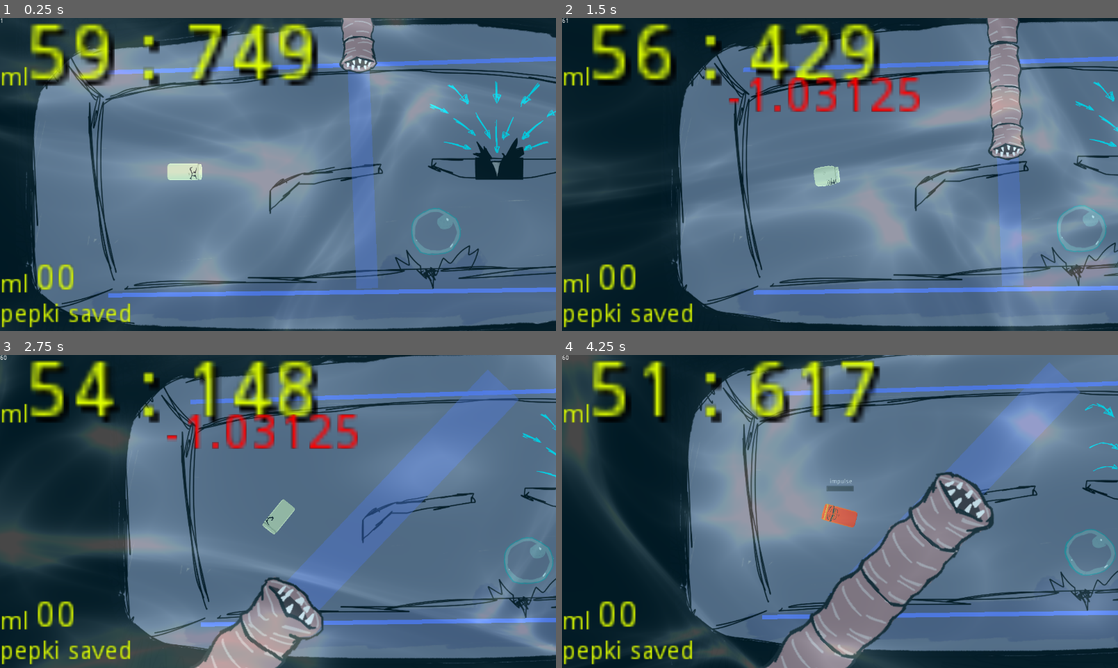
Above: before the commit, frames 1-4 (two rows, left to right).
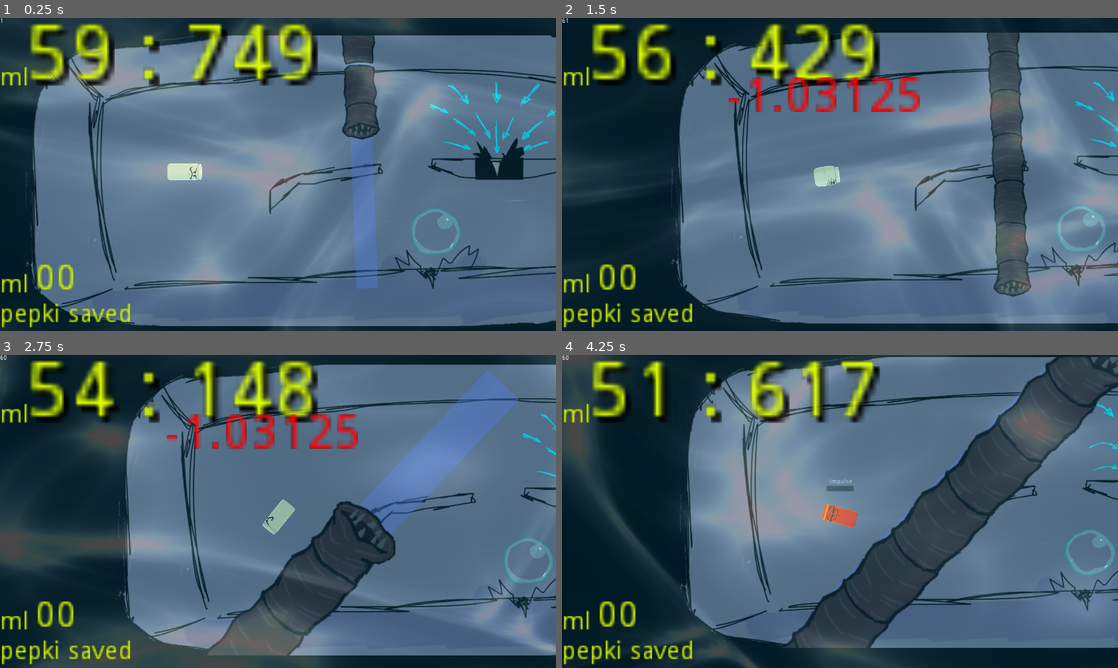
Above: after the commit, the same moments.

Repository: UserDotCpp/List_Jam2-submission
Game: Godot game, scene res://scenes/main.tscn
Two runs of this game, one before a commit and one after it. Both use one fixed random seed, a clock stepped at 60 frames per second and the inputs below.
Inputs (mouse positions are in pixels of both pictures, inside the frame that each line leads up to):
- Up to frame 1 (0.25 s): no input
- Up to frame 2 (1.5 s): move the mouse to (784, 174) at 0.52 s; right-click (784, 174) at 0.6 s; click (784, 174) at 0.67 s; move the mouse to (728, 190) at 1.27 s; click (728, 190) at 1.35 s
- Up to frame 3 (2.75 s): right-click (166, 527) at 1.55 s; move the mouse to (333, 442) at 2.02 s; right-click (333, 442) at 2.1 s; click (333, 442) at 2.17 s
- Up to frame 4 (4.25 s): move the mouse to (812, 574) at 2.77 s; right-click (812, 574) at 2.85 s; click (812, 574) at 2.92 s; move the mouse to (1006, 558) at 3.52 s; press the mouse at (1006, 558) at 3.53 s; right-click (1006, 558) at 3.8 s

The runs differ from the first frame. In frame 1, 5.8% of the frame differs, in the area x 17-100%, y 0-100%; in frame 2, 7.8%; in frame 3, 10%; in frame 4, 17%, in the area x 34-100%, y 0-100%.

Commit message:
feat: add sounds

Diff:
--- /dev/null
+++ b/scenes/entities/door.tscn
@@ -0,0 +1,99 @@
+[gd_scene load_steps=5 format=2]
+
+[ext_resource path="res://assets/sprites/door.png" type="Texture" id=1]
+[ext_resource path="res://assets/audio/open_door.mp3" type="AudioStream" id=2]
+
+[sub_resource type="Animation" id=1]
+length = 0.001
+tracks/0/type = "value"
+tracks/0/path = NodePath(".:offset")
+tracks/0/interp = 1
+tracks/0/loop_wrap = true
+tracks/0/imported = false
+tracks/0/enabled = true
+tracks/0/keys = {
+"times": PoolRealArray( 0 ),
+"transitions": PoolRealArray( 1 ),
+"update": 0,
+"values": [ Vector2( 0, 0 ) ]
+}
+tracks/1/type = "value"
+tracks/1/path = NodePath(".:modulate")
+tracks/1/interp = 1
+tracks/1/loop_wrap = true
+tracks/1/imported = false
+tracks/1/enabled = true
+tracks/1/keys = {
+"times": PoolRealArray( 0 ),
+"transitions": PoolRealArray( 1 ),
+"update": 0,
+"values": [ Color( 1, 1, 1, 1 ) ]
+}
+tracks/2/type = "value"
+tracks/2/path = NodePath("open:playing")
+tracks/2/interp = 1
+tracks/2/loop_wrap = true
+tracks/2/imported = false
+tracks/2/enabled = true
+tracks/2/keys = {
+"times": PoolRealArray( 0 ),
+"transitions": PoolRealArray( 1 ),
+"update": 1,
+"values": [ false ]
+}
+
+[sub_resource type="Animation" id=2]
+resource_name = "die"
+length = 0.625
+step = 0.0416667
+tracks/0/type = "value"
+tracks/0/path = NodePath(".:offset")
+tracks/0/interp = 1
+tracks/0/loop_wrap = true
+tracks/0/imported = false
+tracks/0/enabled = true
+tracks/0/keys = {
+"times": PoolRealArray( 0, 0.583333 ),
+"transitions": PoolRealArray( 1, 1 ),
+"update": 0,
+"values": [ Vector2( 0, 0 ), Vector2( 0, 90 ) ]
+}
+tracks/1/type = "value"
+tracks/1/path = NodePath(".:modulate")
+tracks/1/interp = 1
+tracks/1/loop_wrap = true
+tracks/1/imported = false
+tracks/1/enabled = true
+tracks/1/keys = {
+"times": PoolRealArray( 0, 0.625 ),
+"transitions": PoolRealArray( 1, 1 ),
+"update": 0,
+"values": [ Color( 1, 1, 1, 1 ), Color( 0, 0, 0, 0 ) ]
+}
+tracks/2/type = "value"
+tracks/2/path = NodePath("open:playing")
+tracks/2/interp = 1
+tracks/2/loop_wrap = true
+tracks/2/imported = false
+tracks/2/enabled = true
+tracks/2/keys = {
+"times": PoolRealArray( 0 ),
+"transitions": PoolRealArray( 1 ),
+"update": 1,
+"values": [ true ]
+}
+
+[node name="door" type="Node2D"]
+
+[node name="door" type="Sprite" parent="."]
+self_modulate = Color( 0.32549, 0.321569, 0.321569, 1 )
+position = Vector2( 302, 3 )
+texture = ExtResource( 1 )
+
+[node name="ap" type="AnimationPlayer" parent="door"]
+anims/RESET = SubResource( 1 )
+anims/die = SubResource( 2 )
+
+[node name="open" type="AudioStreamPlayer2D" parent="door"]
+self_modulate = Color( 0, 0, 0, 1 )
+stream = ExtResource( 2 )
--- a/scenes/entities/pepki.tscn
+++ b/scenes/entities/pepki.tscn
@@ -1,10 +1,12 @@
-[gd_scene load_steps=13 format=2]
+[gd_scene load_steps=15 format=2]
 
 [ext_resource path="res://scripts/tako.gd" type="Script" id=1]
 [ext_resource path="res://assets/sprites/pepki.png" type="Texture" id=2]
-[ext_resource path="res://assets/audio/aura_loop.mp3" type="AudioStream" id=3]
+[ext_resource path="res://assets/audio/shake.mp3" type="AudioStream" id=3]
 [ext_resource path="res://assets/audio/impulse.mp3" type="AudioStream" id=4]
 [ext_resource path="res://assets/sprites/cursor.png" type="Texture" id=5]
+[ext_resource path="res://assets/audio/hit.mp3" type="AudioStream" id=6]
+[ext_resource path="res://assets/audio/out.mp3" type="AudioStream" id=7]
 
 [sub_resource type="RectangleShape2D" id=3]
 extents = Vector2( 18.75, 49 )
@@ -637,12 +639,21 @@
 anims/idle = SubResource( 10 )
 anims/shot = SubResource( 11 )
 
+[node name="hit" type="AudioStreamPlayer" parent="."]
+stream = ExtResource( 6 )
+volume_db = -10.331
+pitch_scale = 1.18
+
 [node name="impulse" type="AudioStreamPlayer2D" parent="."]
 stream = ExtResource( 4 )
 volume_db = -7.429
 
+[node name="release_gas" type="AudioStreamPlayer" parent="."]
+stream = ExtResource( 7 )
+
 [node name="charge" type="AudioStreamPlayer" parent="."]
 stream = ExtResource( 3 )
+volume_db = -7.576
 autoplay = true
 stream_paused = true
 
--- a/scenes/entities/worm2.tscn
+++ b/scenes/entities/worm2.tscn
@@ -8,26 +8,6 @@
 [ext_resource path="res://assets/sprites/worm/body/1.png" type="Texture" id=6]
 [ext_resource path="res://assets/sprites/worm/body/2.png" type="Texture" id=7]
 
-[sub_resource type="Shader" id=5]
-code = "shader_type canvas_item;
-
-uniform sampler2D dissolve_texture : hint_albedo;
-
-void fragment(){
-    vec4 main_texture = texture(TEXTURE, UV);
-    float dissolve_value = mix(0.5, 0.6, sin(TIME));
-    vec4 noise_texture = texture(dissolve_texture, UV+vec2(10.0*sin(TIME/5.0),10.0*cos(TIME/5.0))/5.0);
-    float mult = floor(dissolve_value + min(1, noise_texture.x));
-    main_texture.g *= mult;
-    main_texture.r -= mult - 0.1;
-    main_texture.g -= mult - 0.1;
-    main_texture.b -= mult - 0.1;
-    COLOR = main_texture;
-}"
-
-[sub_resource type="ShaderMaterial" id=6]
-shader = SubResource( 5 )
-
 [sub_resource type="RectangleShape2D" id=1]
 extents = Vector2( 36, 40 )
 
@@ -51,7 +31,6 @@
 } ]
 
 [node name="worm" type="RigidBody2D"]
-material = SubResource( 6 )
 collision_layer = 2
 collision_mask = 0
 
--- a/scenes/flag.tscn
+++ b/scenes/flag.tscn
@@ -1,6 +1,7 @@
-[gd_scene load_steps=3 format=2]
+[gd_scene load_steps=4 format=2]
 
 [ext_resource path="res://scripts/flag.gd" type="Script" id=1]
+[ext_resource path="res://assets/sprites/black_box.png" type="Texture" id=2]
 
 [sub_resource type="RectangleShape2D" id=1]
 
@@ -20,8 +21,20 @@
 [node name="up" type="Line2D" parent="."]
 points = PoolVector2Array( -128, -64, 128, -64 )
 
+[node name="up" type="Sprite" parent="up"]
+position = Vector2( 22.7497, -311 )
+scale = Vector2( 0.874609, 0.702083 )
+z_index = 2
+texture = ExtResource( 2 )
+
 [node name="down" type="Line2D" parent="."]
 points = PoolVector2Array( -128, 64, 128, 64 )
+
+[node name="down" type="Sprite" parent="down"]
+position = Vector2( 26.3752, 303 )
+scale = Vector2( 0.874414, 0.667361 )
+z_index = 2
+texture = ExtResource( 2 )
 
 [node name="worm_place" type="Node2D" parent="."]
 
--- a/scenes/main.tscn
+++ b/scenes/main.tscn
@@ -19,6 +19,7 @@
 [node name="Sprite" type="Sprite" parent="camera"]
 position = Vector2( 709, 248 )
 scale = Vector2( 2.40781, 2.4 )
+z_index = -5
 texture = ExtResource( 4 )
 
 [node name="level" type="Node2D" parent="."]
--- a/scenes/maps/map0.tscn
+++ b/scenes/maps/map0.tscn
@@ -1,10 +1,11 @@
-[gd_scene load_steps=6 format=2]
+[gd_scene load_steps=7 format=2]
 
 [ext_resource path="res://scenes/entities/bubble.tscn" type="PackedScene" id=1]
 [ext_resource path="res://scenes/entities/enemy.tscn" type="PackedScene" id=2]
 [ext_resource path="res://scenes/flag.tscn" type="PackedScene" id=3]
 [ext_resource path="res://assets/map_assets/map1/back.png" type="Texture" id=4]
 [ext_resource path="res://assets/audio/close_door.mp3" type="AudioStream" id=5]
+[ext_resource path="res://scenes/entities/door.tscn" type="PackedScene" id=6]
 
 [node name="Node2D" type="Node2D"]
 
@@ -33,7 +34,7 @@
 position = Vector2( 976, 336 )
 
 [node name="bubble2" parent="entities" instance=ExtResource( 1 )]
-position = Vector2( 1368, 368 )
+position = Vector2( 1266, 363 )
 
 [node name="flag" parent="entities" instance=ExtResource( 3 )]
 position = Vector2( 1160, 432 )
@@ -51,11 +52,24 @@
 position = Vector2( 248, -8 )
 
 [node name="up" parent="entities/flag" index="3"]
+position = Vector2( -23, -96 )
 points = PoolVector2Array( -1104, -296, 216, -336 )
 default_color = Color( 0.4, 0.501961, 1, 1 )
 
+[node name="up" parent="entities/flag/up" index="0"]
+position = Vector2( -475, -646 )
+scale = Vector2( 1.35092, 1.00146 )
+
 [node name="down" parent="entities/flag" index="4"]
+position = Vector2( -20, 113 )
 points = PoolVector2Array( -1080, 216, 192, 200 )
+
+[node name="down" parent="entities/flag/down" index="0"]
+position = Vector2( -509, 562 )
+scale = Vector2( 1.23327, 1.07728 )
+
+[node name="door" parent="entities" instance=ExtResource( 6 )]
+position = Vector2( 1092, 366 )
 
 [node name="door_closing_sound" type="AudioStreamPlayer" parent="."]
 stream = ExtResource( 5 )
--- a/scenes/maps/map1.tscn
+++ b/scenes/maps/map1.tscn
@@ -1,19 +1,28 @@
-[gd_scene load_steps=6 format=2]
+[gd_scene load_steps=8 format=2]
 
 [ext_resource path="res://scenes/flag.tscn" type="PackedScene" id=1]
-[ext_resource path="res://assets/map_assets/map1/back1.png" type="Texture" id=2]
+[ext_resource path="res://assets/map_assets/map1/back2.png" type="Texture" id=2]
 [ext_resource path="res://assets/audio/close_door.mp3" type="AudioStream" id=3]
+[ext_resource path="res://assets/map_assets/map1/front.png" type="Texture" id=4]
 [ext_resource path="res://scenes/entities/bubble.tscn" type="PackedScene" id=5]
 [ext_resource path="res://scenes/entities/enemy.tscn" type="PackedScene" id=6]
+[ext_resource path="res://scenes/entities/door.tscn" type="PackedScene" id=7]
 
 [node name="map" type="Node2D"]
 position = Vector2( 136, -672 )
 
 [node name="stage" type="StaticBody2D" parent="."]
 
-[node name="Sprite" type="Sprite" parent="stage"]
+[node name="front" type="Sprite" parent="stage"]
 position = Vector2( 632, 376 )
 scale = Vector2( 1.19375, 1.17778 )
+z_index = 4
+texture = ExtResource( 4 )
+
+[node name="back" type="Sprite" parent="stage"]
+position = Vector2( 632, 376 )
+scale = Vector2( 1.19375, 1.17778 )
+z_index = -1
 texture = ExtResource( 2 )
 
 [node name="2" type="CollisionPolygon2D" parent="stage"]
@@ -55,8 +64,19 @@
 [node name="up" parent="entities/flag" index="3"]
 points = PoolVector2Array( -1224, -400, 208, -456 )
 
+[node name="up" parent="entities/flag/up" index="0"]
+position = Vector2( -512, -788 )
+scale = Vector2( 1.30604, 0.953491 )
+
 [node name="down" parent="entities/flag" index="4"]
 points = PoolVector2Array( -1256, 296, 216, 328 )
+
+[node name="down" parent="entities/flag/down" index="0"]
+position = Vector2( -528, 637 )
+scale = Vector2( 1.24551, 0.744493 )
+
+[node name="door" parent="entities" instance=ExtResource( 7 )]
+position = Vector2( 1109, 137 )
 
 [node name="door_closing_sound" type="AudioStreamPlayer" parent="."]
 stream = ExtResource( 3 )
--- a/scenes/maps/map2.tscn
+++ b/scenes/maps/map2.tscn
@@ -1,19 +1,27 @@
-[gd_scene load_steps=6 format=2]
+[gd_scene load_steps=8 format=2]
 
 [ext_resource path="res://assets/map_assets/map2/back.png" type="Texture" id=1]
 [ext_resource path="res://scenes/entities/enemy.tscn" type="PackedScene" id=2]
 [ext_resource path="res://scenes/entities/bubble.tscn" type="PackedScene" id=3]
 [ext_resource path="res://scenes/flag.tscn" type="PackedScene" id=4]
 [ext_resource path="res://assets/audio/close_door.mp3" type="AudioStream" id=5]
+[ext_resource path="res://assets/map_assets/map2/front.png" type="Texture" id=6]
+[ext_resource path="res://scenes/entities/door.tscn" type="PackedScene" id=7]
 
 [node name="map" type="Node2D"]
 position = Vector2( 680, -1064 )
 
 [node name="stage" type="StaticBody2D" parent="."]
 
-[node name="Sprite" type="Sprite" parent="stage"]
+[node name="front" type="Sprite" parent="stage"]
+position = Vector2( -17, 30 )
+z_index = 3
+texture = ExtResource( 6 )
+
+[node name="back" type="Sprite" parent="stage"]
 position = Vector2( -216, 232 )
 scale = Vector2( 0.983776, 0.987479 )
+z_index = -1
 texture = ExtResource( 1 )
 offset = Vector2( 208.381, -219.751 )
 
@@ -94,8 +102,20 @@
 [node name="up" parent="entities/flag" index="3"]
 points = PoolVector2Array( -40, -2120, 1248, -2128 )
 
+[node name="up" parent="entities/flag/up" index="0"]
+position = Vector2( 581, -2517 )
+scale = Vector2( 1.10517, 1.0323 )
+
 [node name="down" parent="entities/flag" index="4"]
 points = PoolVector2Array( -64, 104, 1232, 104 )
+
+[node name="down" parent="entities/flag/down" index="0"]
+position = Vector2( 571, 552 )
+scale = Vector2( 1.11775, 0.924113 )
+
+[node name="door" parent="entities" instance=ExtResource( 7 )]
+position = Vector2( 196, -766 )
+scale = Vector2( 1.65145, 1.99993 )
 
 [node name="door_closing_sound" type="AudioStreamPlayer" parent="."]
 stream = ExtResource( 5 )
--- a/scenes/maps/map3.tscn
+++ b/scenes/maps/map3.tscn
@@ -1,17 +1,25 @@
-[gd_scene load_steps=6 format=2]
+[gd_scene load_steps=8 format=2]
 
 [ext_resource path="res://assets/map_assets/map3/back.png" type="Texture" id=1]
 [ext_resource path="res://scenes/flag.tscn" type="PackedScene" id=2]
 [ext_resource path="res://scenes/entities/bubble.tscn" type="PackedScene" id=3]
 [ext_resource path="res://scenes/entities/enemy.tscn" type="PackedScene" id=4]
 [ext_resource path="res://assets/audio/close_door.mp3" type="AudioStream" id=5]
+[ext_resource path="res://assets/map_assets/map3/front.png" type="Texture" id=6]
+[ext_resource path="res://scenes/entities/door.tscn" type="PackedScene" id=7]
 
 [node name="map" type="Node2D"]
 position = Vector2( 640, -312 )
 
 [node name="stage" type="StaticBody2D" parent="."]
 
-[node name="Sprite" type="Sprite" parent="stage"]
+[node name="front" type="Sprite" parent="stage"]
+position = Vector2( 2, 4 )
+z_index = 3
+texture = ExtResource( 6 )
+
+[node name="back" type="Sprite" parent="stage"]
+z_index = -1
 texture = ExtResource( 1 )
 
 [node name="CollisionPolygon2D" type="CollisionPolygon2D" parent="stage"]
@@ -39,8 +47,16 @@
 [node name="up" parent="entities/flag" index="3"]
 points = PoolVector2Array( -560, -368, 704, -376 )
 
+[node name="up" parent="entities/flag/up" index="0"]
+position = Vector2( 72, -632 )
+scale = Vector2( 1.1649, 0.702083 )
+
 [node name="down" parent="entities/flag" index="4"]
 points = PoolVector2Array( -560, 328, 696, 328 )
+
+[node name="down" parent="entities/flag/down" index="0"]
+position = Vector2( 50, 531 )
+scale = Vector2( 1.01764, 0.581402 )
 
 [node name="bubble" parent="entities" instance=ExtResource( 3 )]
 position = Vector2( -504, 224 )
@@ -56,6 +72,9 @@
 position = Vector2( 272, 320 )
 rotation = 5.27201
 
+[node name="door" parent="entities" instance=ExtResource( 7 )]
+position = Vector2( 347, -200 )
+
 [node name="door_closing_sound" type="AudioStreamPlayer" parent="."]
 stream = ExtResource( 5 )
 
--- a/scenes/maps/map4.tscn
+++ b/scenes/maps/map4.tscn
@@ -1,17 +1,24 @@
-[gd_scene load_steps=6 format=2]
+[gd_scene load_steps=8 format=2]
 
 [ext_resource path="res://scenes/flag.tscn" type="PackedScene" id=1]
 [ext_resource path="res://assets/map_assets/map4/back.png" type="Texture" id=2]
 [ext_resource path="res://scenes/entities/enemy.tscn" type="PackedScene" id=3]
 [ext_resource path="res://scenes/entities/bubble.tscn" type="PackedScene" id=4]
 [ext_resource path="res://assets/audio/close_door.mp3" type="AudioStream" id=5]
+[ext_resource path="res://assets/map_assets/map4/front.png" type="Texture" id=6]
+[ext_resource path="res://scenes/entities/door.tscn" type="PackedScene" id=7]
 
 [node name="map" type="Node2D"]
 position = Vector2( 640, -464 )
 
 [node name="stage" type="StaticBody2D" parent="."]
 
-[node name="Sprite" type="Sprite" parent="stage"]
+[node name="front" type="Sprite" parent="stage"]
+z_index = 3
+texture = ExtResource( 6 )
+
+[node name="back" type="Sprite" parent="stage"]
+z_index = -1
 texture = ExtResource( 2 )
 
 [node name="CollisionPolygon2D" type="CollisionPolygon2D" parent="stage"]
@@ -43,8 +50,16 @@
 [node name="up" parent="entities/flag" index="3"]
 points = PoolVector2Array( -728, -856, 520, -872 )
 
+[node name="up" parent="entities/flag/up" index="0"]
+position = Vector2( -94, -1148 )
+scale = Vector2( 1.1304, 0.664588 )
+
 [node name="down" parent="entities/flag" index="4"]
 points = PoolVector2Array( -744, 480, 520, 480 )
+
+[node name="down" parent="entities/flag/down" index="0"]
+position = Vector2( -90, 755 )
+scale = Vector2( 1.03086, 0.806925 )
 
 [node name="bubble" parent="entities" instance=ExtResource( 4 )]
 position = Vector2( -328, 392 )
@@ -81,6 +96,10 @@
 position = Vector2( 480, -536 )
 rotation = -2.7439
 
+[node name="door" parent="entities" instance=ExtResource( 7 )]
+position = Vector2( 4, -438 )
+scale = Vector2( 2.22045, 2.11569 )
+
 [node name="door_closing_sound" type="AudioStreamPlayer" parent="."]
 stream = ExtResource( 5 )
 
--- a/scripts/Camera2D.gd
+++ b/scripts/Camera2D.gd
@@ -21,11 +21,12 @@
 func _ready():
 # warning-ignore:return_value_discarded
 	Global.connect("screen_shake",self,"apply_shake")
+# warning-ignore:return_value_discarded
 	Global.connect("move_camera", self, "_on_move_camera")
 	player = get_node(player_path)
 	rand.randomize()
 
-func _physics_process(delta):
+func _physics_process(_delta):
 #	if !follow_tako:
 #		return
 	position = lerp(position, player.position, 0.03)#position = lerp(position, target_pos, 0.03)
--- a/scripts/flag.gd
+++ b/scripts/flag.gd
@@ -71,29 +71,27 @@
 		worm_direction = Vector2(rng.randf_range(up.x, up.y),up.z)
 		var direction = worm_direction - worm_spawn_position
 		var real_angle = (direction.angle() * 180) / PI
-
 		$direction_line.set_point_position(0, worm_spawn_position)
 		$direction_line.set_point_position(1, worm_direction)
 		var x = worm_direction - worm_spawn_position
 		x = x.normalized() * x.length()
 		worm_rotation_degrees = real_angle + 90
-
-
 	#$worm/body1.position = worm_spawn_position
 	get_node("worm_place").add_child(worm_instance)
 	worm_instance.z_index = 1
 	worm_instance.position = worm_spawn_position
 	worm_instance.rotation_degrees = worm_rotation_degrees
-
-	yield(get_tree().create_timer(1), "timeout")
+	#yield(get_tree().create_timer(1), "timeout")
 	#worm_instance.rotation_degrees = get_angle_to(worm_direction)
 	worm_instance.apply_central_impulse((worm_direction - worm_spawn_position) * 6)
 	worm_exist = true
 
 func _on_activation_area_body_entered(body):
 	if body.to_string().begins_with ("tako:"):
+		get_parent().get_node("door/door/ap").play("die")
+		Global.emit_signal("screen_shake",22)
 		if kill_scene != "" and Global.flag_passed:
-			call_deferred("delete_old_scene")
+			delete_old_scene()
 		if next_scene != "":
 			call_deferred("instance_new_scene")
 		if blocage_x != 0 and blocage_y != 0:
@@ -120,13 +118,14 @@
 	get_parent().get_parent().get_parent().add_child(scene)
 	Global.last_map_name = str(get_parent().get_parent())
 	Global.flag_passed = true
+
 func delete_old_scene():
-	get_parent().get_parent().get_parent().get_node(Global.last_map_name).get_node("door_closing_sound").play()
-	$die.start()
-
+	get_parent().get_parent().get_parent().get_node(str("m",Global.map_counter-1)).get_node("door_closing_sound").play()#Global.last_map_name).get_node("door_closing_sound").play()
+	call_deferred("on_die")
+	#$die.start()
 func die():
 	queue_free()
 
-func _on_die_timeout():
+func on_die():
 	get_parent().get_parent().get_parent().get_node(Global.last_map_name).call_deferred("queue_free")
 	Global.flag_passed = false
--- a/scripts/global.gd
+++ b/scripts/global.gd
@@ -3,7 +3,7 @@
 var last_map_name = ""
 var last_map_number_id = 0
 var flag_passed = false
-var map_counter = 1
+var map_counter = 0
 var touched_the_wall = false
 var touched_a_hazard  = false
 var time_of_flag_trigger
--- a/scripts/hud.gd
+++ b/scripts/hud.gd
@@ -20,7 +20,6 @@
 
 func combo_engine():
 	#combo_number.module = Color(0.0, 1.0, 0.0, 1.0)
-
 	if total_time >= Global.time_of_flag_trigger - 25:
 		$combo_notification.text = " "
 		if !Global.touched_a_hazard:
--- a/scripts/tako.gd
+++ b/scripts/tako.gd
@@ -62,6 +62,8 @@
 		power = 1
 		ui.hide()
 	if Input.is_action_just_pressed("rightMouse"):
+		$release_gas.pitch_scale = 0 +(randi() % 21 + 1)*0.10
+		$release_gas.play()
 		linear_velocity = linear_velocity* 0.05
 		animation_state("shot")
 		fade_of_timer.start()#power*0.01)
@@ -73,6 +75,8 @@
 
 func _on_Area2D_body_entered(body):
 	if body is StaticBody2D:
+		$hit.pitch_scale = 1 + (randi() % 20 + 1)/10
+		$hit.play()
 		Global.touched_the_wall = true
 		linear_velocity = linear_velocity* 0.5#Vector2(0,0)
 		if shot and !first_time_chargin:
Not shown, added: assets/audio/hit.mp3.import
Not shown, added: assets/audio/open_door.mp3.import
Not shown, added: assets/audio/out.mp3.import
Not shown, added: assets/audio/shake.mp3.import
Binary file changed: assets/map_assets/map2/back.png
Binary file added: assets/map_assets/map2/front.png
Not shown, added: assets/map_assets/map2/front.png.import
Binary file changed: assets/map_assets/map3/back.png
Binary file added: assets/map_assets/map3/front.png
Not shown, added: assets/map_assets/map3/front.png.import
Binary file changed: assets/map_assets/map4/back.png
Binary file added: assets/map_assets/map4/front.png
(and 14 more such lines)
